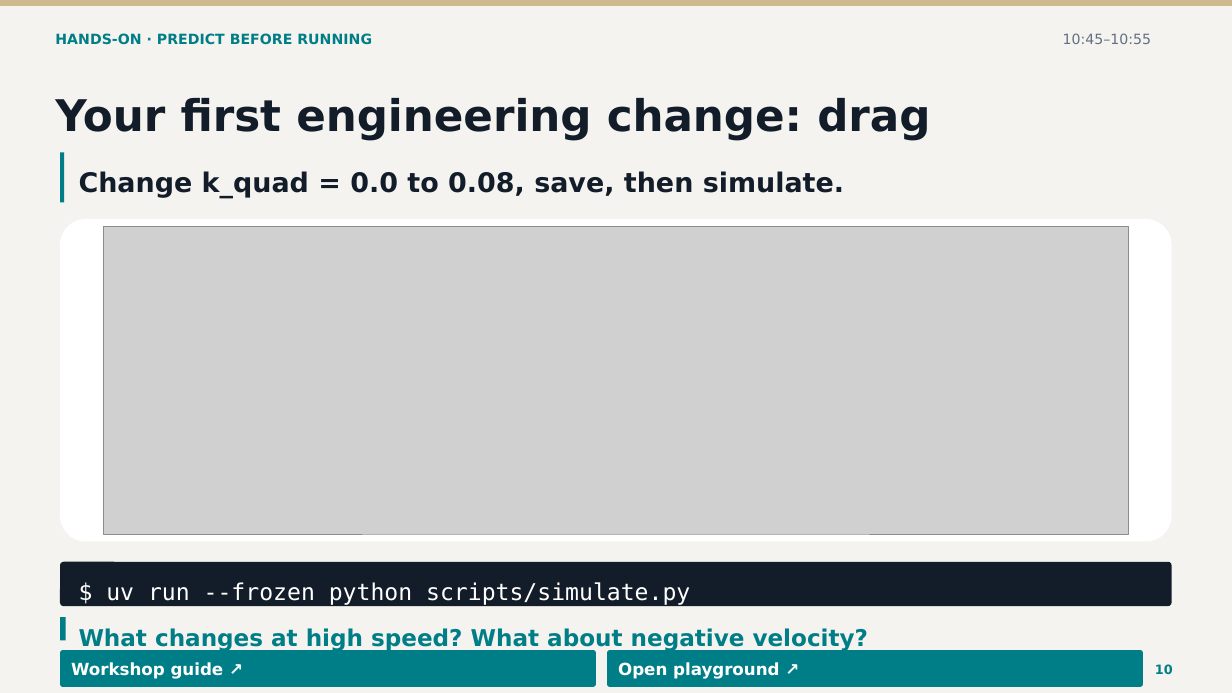
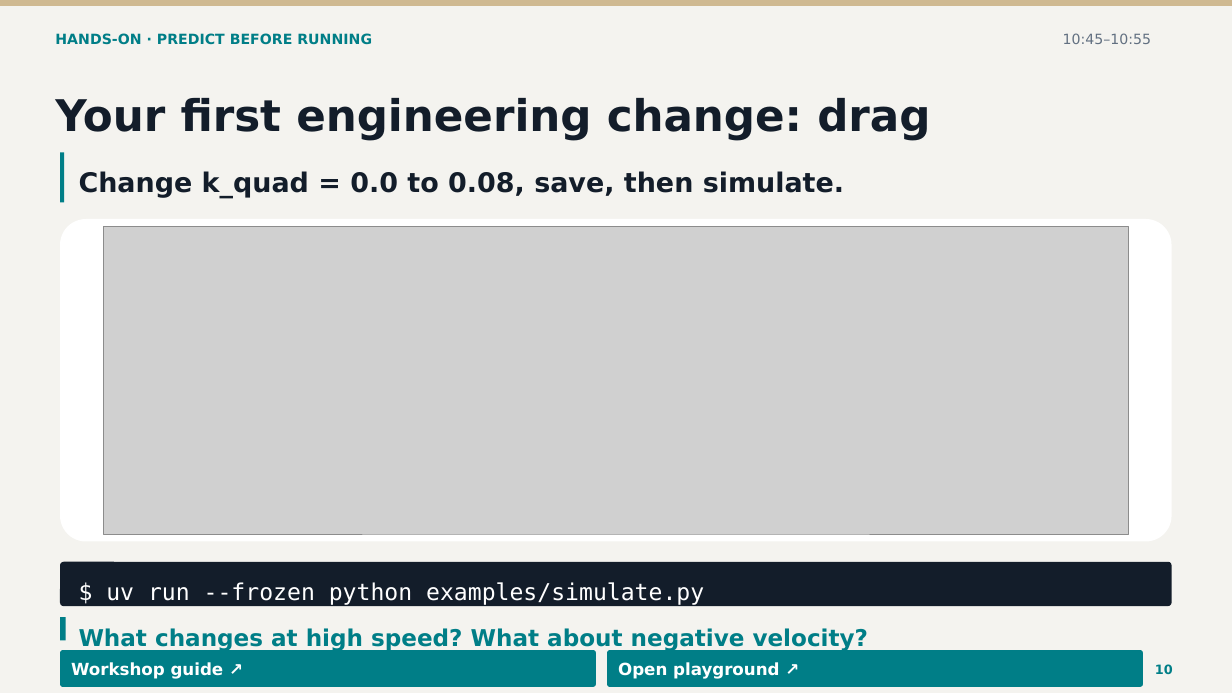
Before and after one commit to CogniPilot/rumoca-workshop, a slide deck: slide 10 of slides/workshop.pptx. Drawn at 1232x693 pixels with LibreOffice and Linux fonts; fonts in the diff are those of the drawing; grey boxes stand for pictures. Boxes give left, top, right and bottom in pixels: in the first picture for what was removed or moved away, otherwise in the second. Text is boxed around its words. In the diff, an @@ line names an element or a change of style, - is before the commit and + after.

```diff
--- a/slides/workshop.pptx
+++ b/slides/workshop.pptx
@@ text at bbox=[106, 582, 704, 605]: text changed @@
-$ uv run --frozen python scripts/simulate.py
+$ uv run --frozen python examples/simulate.py
```
Also in this commit, not shown: 4 other slides changed, 1 slide added, 1 slide removed, 31 other files.
